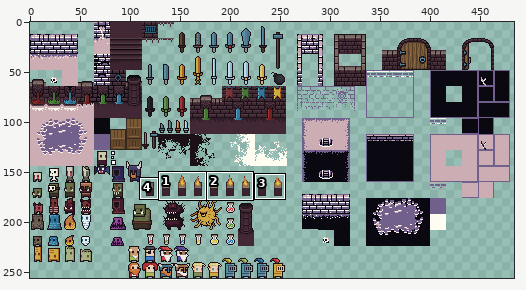
Edited in one commit: sprite sheet (Valiositos/Seleccion/0x72_16x16DungeonTileset.v5.png). The picture above shows the old version from afar; the outline marks the close-up.
Close-up. First the earlier version:
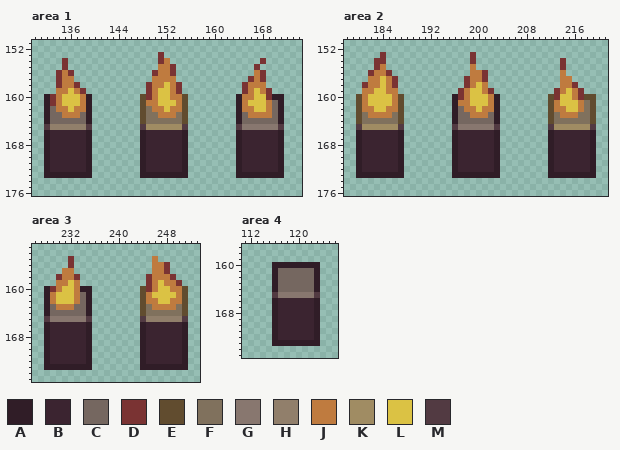
The file is 512x256 pixels. Colours within 5 levels of each other are drawn and written as one. Shown: area 1: x 130..174, y 151..176; area 2: x 178..221, y 151..176; area 3: x 226..253, y 153..175; area 4: x 111..126, y 157..175. The wide view leaves out empty margins.
Palette (. is transparent): A #301d27  B #3b2430  C #756760  D #7a3333  E #614c2f  F #80715d  G #88776f  H #917f6b  J #bf7b3f  K #a08c63  L #dbc244  M #523a42
Pixels before, area 1, first column x 132:
153 ...................D....................
154 ...D...............DJ...............D...
155 ...D...............JJD.............D....
156 ..DJD.............DJJD.............JD...
157 ..DJJ.............JJJJ............DJD...
158 ..DJJD...........DJJLJD..........DJJJ...
159 ..JJLJD..........DJLLJD..........DJLJD..
160 ADJLLLJA........EDJLLJJE........AJJLLDAA
161 ADJLLLJA........EJJLLLJE........AJLLLJCA
162 ACJJLJJA........EFJJLJJE........AJJLLJCA
163 ACCJJJCA........EFFJJJFE........ACJJJJCA
164 ACCCCCCA........EFFFFFFE........ACCCCCCA
165 MHHHHHHM........MKKKKKKM........MGGGGGGM
166 ABBBBBBA........ABBBBBBA........ABBBBBBA
167 ABBBBBBA........ABBBBBBA........ABBBBBBA
168 ABBBBBBA........ABBBBBBA........ABBBBBBA
169 ABBBBBBA........ABBBBBBA........ABBBBBBA
170 ABBBBBBA........ABBBBBBA........ABBBBBBA
171 ABBBBBBA........ABBBBBBA........ABBBBBBA
172 ABBBBBBA........ABBBBBBA........ABBBBBBA
173 AAAAAAAA........AAAAAAAA........AAAAAAAA
Pixels before, area 2, first column x 180:
153 ....D..............D....................
154 ...DD..............D..............D.....
155 ...DJ..............J..............D.....
156 ..DJJD.............JJD............J.....
157 ..JJLJD...........DJJD............JJ....
158 .DJJLJD...........DJLJ............JJD...
159 .JJLLJJ..........DJLLJD..........DJLJD..
160 EJLLLLJE........ADJLLLJA........EDLLJDEE
161 EJLLLLJE........AJJLLLJA........EJLLLJFE
162 EJJLLJJE........ACJJLJJA........EJJLLJFE
163 EFJJJJFE........ACCJJJCA........EFJJJFFE
164 EFFFFFFE........ACCCCCCA........EFFFFFFE
165 MKKKKKKM........MGGGGGGM........MKKKKKKM
166 ABBBBBBA........ABBBBBBA........ABBBBBBA
167 ABBBBBBA........ABBBBBBA........ABBBBBBA
168 ABBBBBBA........ABBBBBBA........ABBBBBBA
169 ABBBBBBA........ABBBBBBA........ABBBBBBA
170 ABBBBBBA........ABBBBBBA........ABBBBBBA
171 ABBBBBBA........ABBBBBBA........ABBBBBBA
172 ABBBBBBA........ABBBBBBA........ABBBBBBA
173 AAAAAAAA........AAAAAAAA........AAAAAAAA
Pixels before, area 3, first column x 228:
155 ....D.............J.....
156 ....D.............JJD...
157 ...JJ.............JJD...
158 ..DJJD...........DJJJD..
159 ..JJLJ...........DJLJJD.
160 ADJLLJAA........EDJLLJJE
161 AJLLLJCA........EJLLLLJE
162 AJLLLJCA........EJJLLJJE
163 ACJJJCCA........EFJJJJFE
164 ACCCCCCA........EFFFFFFE
165 MGGGGGGM........MHHHHHHM
166 ABBBBBBA........ABBBBBBA
167 ABBBBBBA........ABBBBBBA
168 ABBBBBBA........ABBBBBBA
169 ABBBBBBA........ABBBBBBA
170 ABBBBBBA........ABBBBBBA
171 ABBBBBBA........ABBBBBBA
172 ABBBBBBA........ABBBBBBA
173 AAAAAAAA........AAAAAAAA
Pixels before, area 4, first column x 116:
160 AAAAAAAA
161 ACCCCCCA
162 ACCCCCCA
163 ACCCCCCA
164 ACCCCCCA
165 MGGGGGGM
166 ABBBBBBA
167 ABBBBBBA
168 ABBBBBBA
169 ABBBBBBA
170 ABBBBBBA
171 ABBBBBBA
172 ABBBBBBA
173 AAAAAAAA
Once edited:
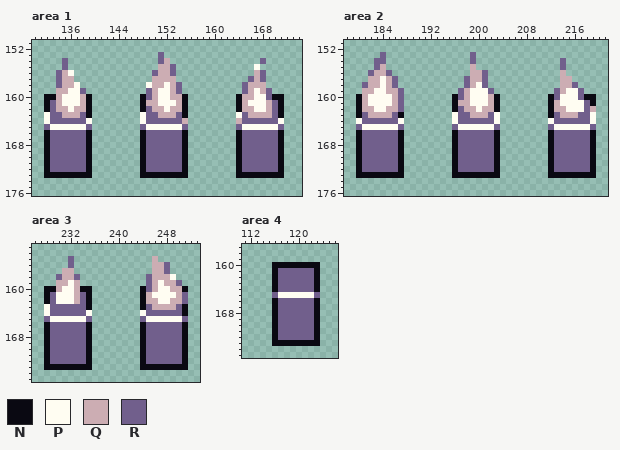
Colours new in this view: N #0a0912  P #fffdf2  Q #ccadb3  R #715f8c
Diff:
Changed rows in their new state; - is an unchanged pixel.
Area 1:
first column x 132:
153 -------------------R--------------------
154 ---R---------------RQ---------------R---
155 ---R---------------QQR-------------P----
156 --RQP-------------RQQR-------------QR---
157 --RQQ-------------QQQQ------------RQR---
158 --RQQP-----------PQQPQR----------RQQQ---
159 --QQPPR----------RQPPQR----------RQPQR--
160 NNQPPPQN--------NRQPPQQN--------NQQPPRNN
161 NRQPPPQN--------NQQPPPQN--------NQPPPQRN
162 NRQQPQQN--------NRQQPQQN--------NQQPPQRN
163 PRRQQQRN--------PRRQQQRN--------PRQQQQRN
164 PRRRRRRP--------PRRRRRRQ--------QRRRRRRP
165 RPPPPPPR--------RPPPPPPR--------RPPPPPPR
166 NRRRRRRN--------NRRRRRRN--------NRRRRRRN
167 NRRRRRRN--------NRRRRRRN--------NRRRRRRN
168 NRRRRRRN--------NRRRRRRN--------NRRRRRRN
169 NRRRRRRN--------NRRRRRRN--------NRRRRRRN
170 NRRRRRRN--------NRRRRRRN--------NRRRRRRN
171 NRRRRRRN--------NRRRRRRN--------NRRRRRRN
172 NRRRRRRN--------NRRRRRRN--------NRRRRRRN
173 NNNNNNNN--------NNNNNNNN--------NNNNNNNN
Area 2:
first column x 180:
153 ----R--------------R--------------------
154 ---RR--------------R--------------R-----
155 ---RQ--------------Q--------------R-----
156 --RQQR-------------QQR------------Q-----
157 --QQPQR-----------RQQR------------QQ----
158 -RQQPQR-----------RQPR------------QQR---
159 -QQPPQQR---------RQPPPR----------RQPPR--
160 NQPPPPQR--------NRQPPPQN--------NRPPPRNN
161 NQPPPPQR--------NQQPPPQN--------NQPPPPRN
162 NQQPPQQR--------NRQQPQQN--------NQQPPPRQ
163 NRQQQQRN--------PRRQQQRP--------NRQQQRRP
164 PRRRRRRP--------PRRRRRRP--------PRRRRRRP
165 RPPPPPPR--------RPPPPPPR--------RPPPPPPR
166 NRRRRRRN--------NRRRRRRN--------NRRRRRRN
167 NRRRRRRN--------NRRRRRRN--------NRRRRRRN
168 NRRRRRRN--------NRRRRRRN--------NRRRRRRN
169 NRRRRRRN--------NRRRRRRN--------NRRRRRRN
170 NRRRRRRN--------NRRRRRRN--------NRRRRRRN
171 NRRRRRRN--------NRRRRRRN--------NRRRRRRN
172 NRRRRRRN--------NRRRRRRN--------NRRRRRRN
173 NNNNNNNN--------NNNNNNNN--------NNNNNNNN
Area 3:
first column x 228:
155 ----R-------------Q-----
156 ----R-------------QQR---
157 ---QQ-------------QQR---
158 --RQQR-----------RQQQP--
159 --QQPQ-----------RQPQQR-
160 NNQPPQNN--------NRQPPQQN
161 NRPPPQRN--------NQPPPPQR
162 NRPPPQRN--------NQQPPQQR
163 PRRRRRRN--------NRQQQQRN
164 PRRRRRRP--------PRRRRRRN
165 RPPPPPPR--------RPPPPPPR
166 NRRRRRRN--------NRRRRRRN
167 NRRRRRRN--------NRRRRRRN
168 NRRRRRRN--------NRRRRRRN
169 NRRRRRRN--------NRRRRRRN
170 NRRRRRRN--------NRRRRRRN
171 NRRRRRRN--------NRRRRRRN
172 NRRRRRRN--------NRRRRRRN
173 NNNNNNNN--------NNNNNNNN
Area 4:
first column x 116:
160 NNNNNNNN
161 NRRRRRRN
162 NRRRRRRN
163 NRRRRRRN
164 NRRRRRRN
165 RPPPPPPR
166 NRRRRRRN
167 NRRRRRRN
168 NRRRRRRN
169 NRRRRRRN
170 NRRRRRRN
171 NRRRRRRN
172 NRRRRRRN
173 NNNNNNNN
